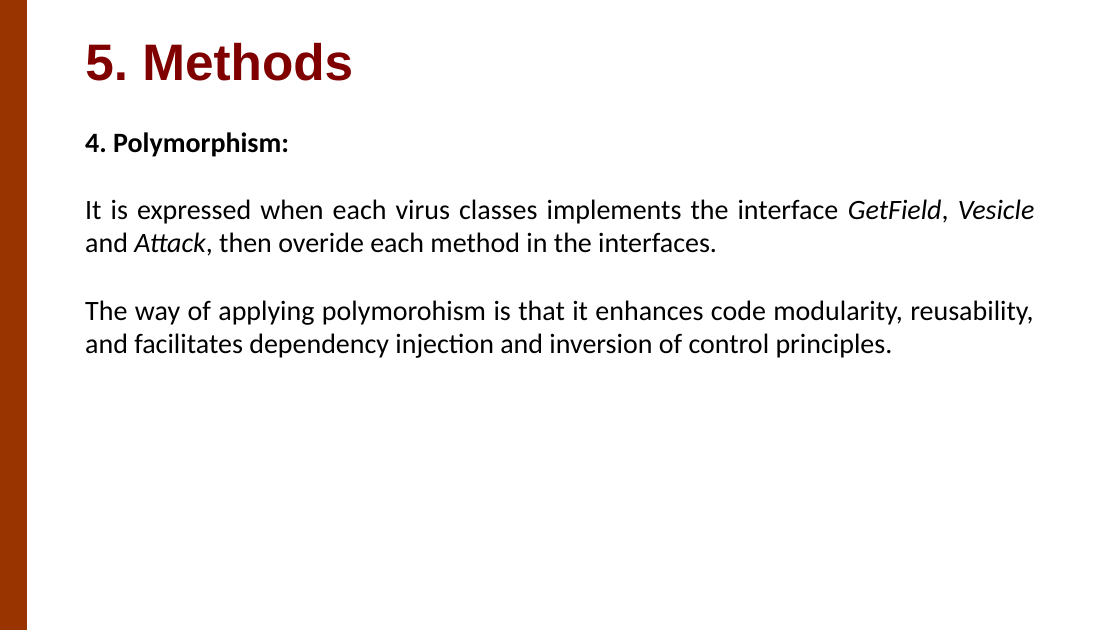
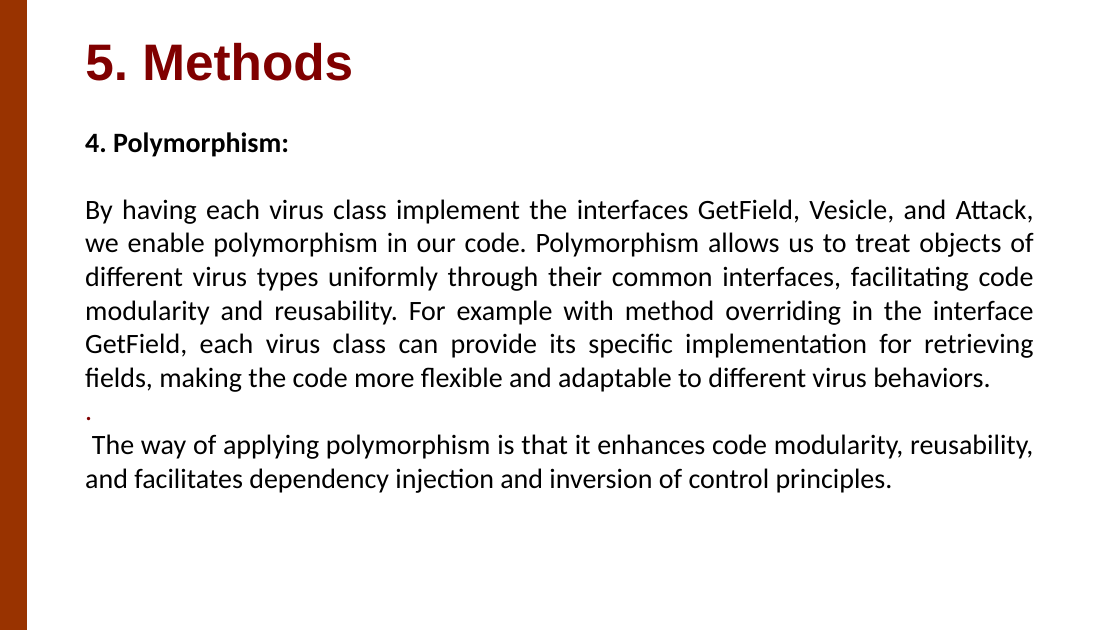
Before and after one commit to hdd0510/OOP_Project, a slide deck: slide 12 of presentation/Presentation.pptx. Drawn at 1120x630 pixels with LibreOffice and Linux fonts; fonts in the diff are those of the drawing; background and template pictures are left out. Boxes give left, top, right and bottom in pixels: in the first picture for what was removed or moved away, otherwise in the second. Text is boxed around its words. In the diff, an @@ line names an element or a change of style, - is before the commit and + after.

```diff
--- a/presentation/Presentation.pptx
+++ b/presentation/Presentation.pptx
@@ text at <box>85,199,1034,493</box>: text changed @@
-It is expressed when each virus classes implements the interface GetField, Vesicle and Attack, then overide each method in the interfaces.
-The way of applying polymorohism is that it enhances code modularity, reusability, and facilitates dependency injection and inversion of control principles.
+By having each virus class implement the interfaces GetField, Vesicle, and Attack, we enable polymorphism in our code. Polymorphism allows us to treat objects of different virus types uniformly through their common interfaces, facilitating code modularity and reusability. For example with method overriding in the interface GetField, each virus class can provide its specific implementation for retrieving fields, making the code more flexible and adaptable to different virus behaviors.
+.
+The way of applying polymorphism is that it enhances code modularity, reusability, and facilitates dependency injection and inversion of control principles.
```
Also in this commit, not shown: 3 other slides changed, 1 slide added, 1 slide removed, 15 other files.
